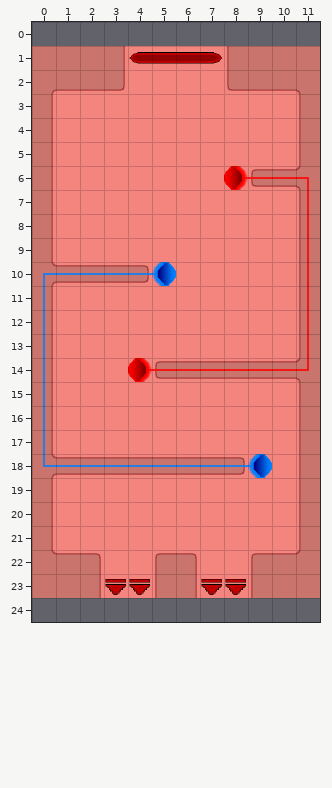
Tiled map -- data/maps/small_intestine.tmx. The picture above was drawn from the file before the commit.
Cells are 42x42 px. Shown: x 0..11, y 0..24. The old version is drawn lined up with the new one.
Now the later version:
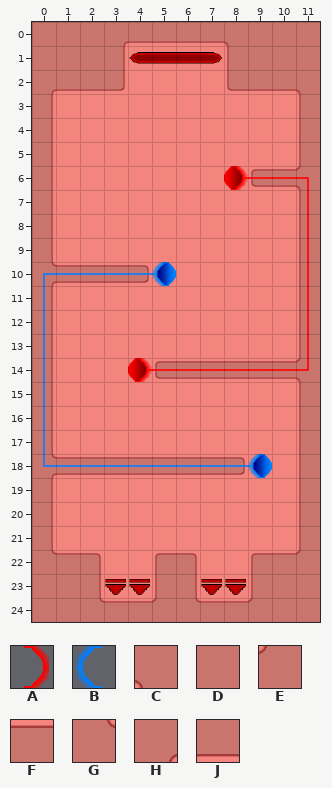
Key: from "artery_and_vein": A 0, B 26; from "body_tiles": C 1, D 12, E 13, F 17, G 25, H 37, J 41.
_ is an empty cell.
Change:
map size 12x23 -> 12x25 cells (old content now starts at 0,1; both pictures use the new coordinates)
Layer "background":
The edit adds tile C in row 0 at x 8.
The edit adds tile D in row 0 at x 0 to 2 and 9 to 11; in row 24 at x 0 to 1 and 10 to 11.
The edit adds tile E in row 24 at x 5 and 9.
The edit adds tile F in row 24 at x 3 to 4 and 7 to 8.
The edit adds tile G in row 24 at x 2 and 6.
The edit adds tile H in row 0 at x 3.
The edit adds tile J in row 0 at x 4 to 7.
Layer "foreground" (removed):
The author cleared tile A in row 6 at x 8; in row 14 at x 4.
The author cleared tile B in row 10 at x 5; in row 18 at x 9.
Where, in picture pixels (left, top, right, bottom), the same in both pictures:
added: (32, 22, 320, 46)
removed: (236, 166, 246, 190)
removed: (154, 262, 164, 286)
removed: (140, 358, 150, 382)
removed: (250, 454, 260, 478)
added: (32, 598, 320, 622)
